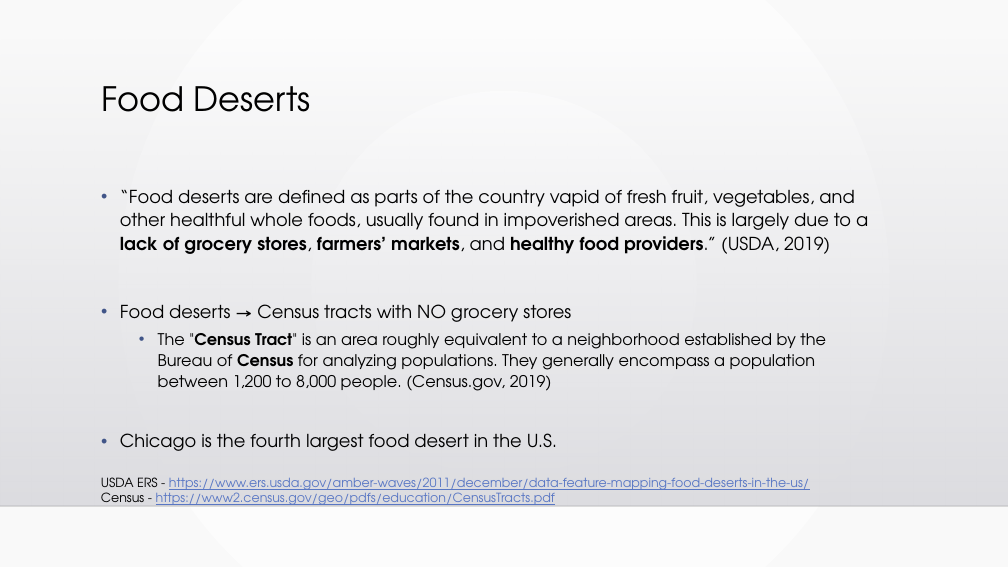
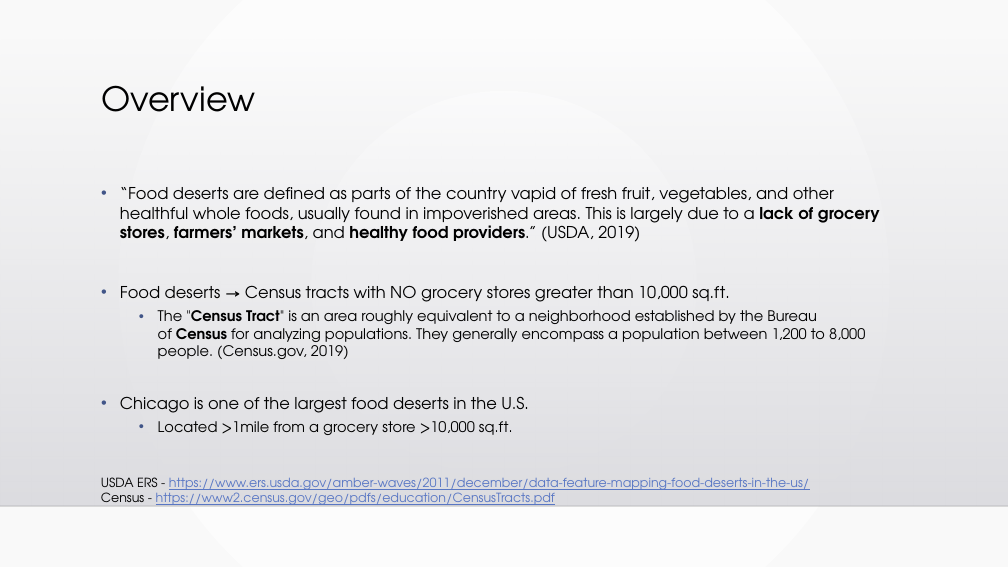
Before and after one commit to chell0011/MMA1, a slide deck: slide 3 of Chicago_Food_Deserts_Final.pptx. Drawn at 1008x567 pixels with LibreOffice and Linux fonts; fonts in the diff are those of the drawing; background and template pictures are left out. Boxes give left, top, right and bottom in pixels: in the first picture for what was removed or moved away, otherwise in the second. Text is boxed around its words. In the diff, an @@ line names an element or a change of style, - is before the commit and + after.

```diff
--- a/Chicago_Food_Deserts_Final.pptx
+++ b/Chicago_Food_Deserts_Final.pptx
@@ title at box(101, 85, 255, 112): text changed @@
-Food Deserts
+Overview
@@ text at box(120, 187, 880, 359): size 17 to 15.5 pt in "“Food deserts are defined as parts of ..."; size 15.3 to 13.9 pt in "The "Census Tract" is an area roughly ..."; line spacing 1.1 to 1 @@
@@ text at box(120, 285, 730, 302): text changed; size 17 to 15.5 pt @@
-• Food deserts → Census tracts with NO grocery stores
+• Food deserts → Census tracts with NO grocery stores greater than 10,000 sq.ft.
@@ text at box(120, 396, 529, 435): text changed; size 17 to 15.5 pt @@
-• Chicago is the fourth largest food desert in the U.S.
+• Chicago is one of the largest food deserts in the U.S.
+  • Located >1mile from a grocery store >10,000 sq.ft.
```
Also in this commit, not shown: 13 other slides changed, 1 other file.
